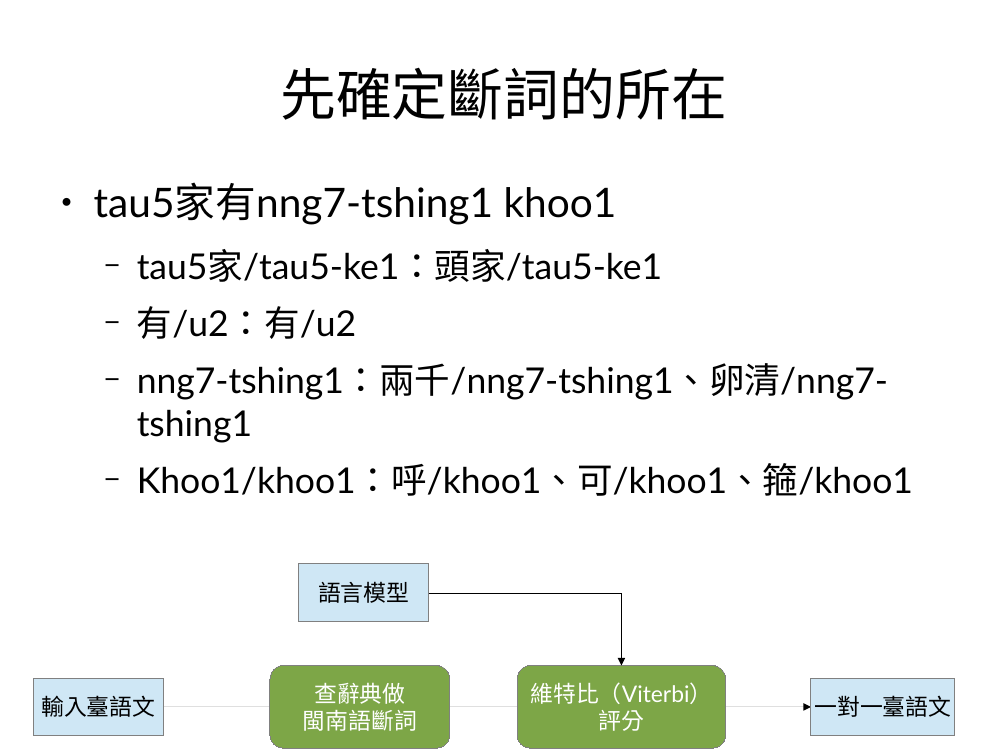
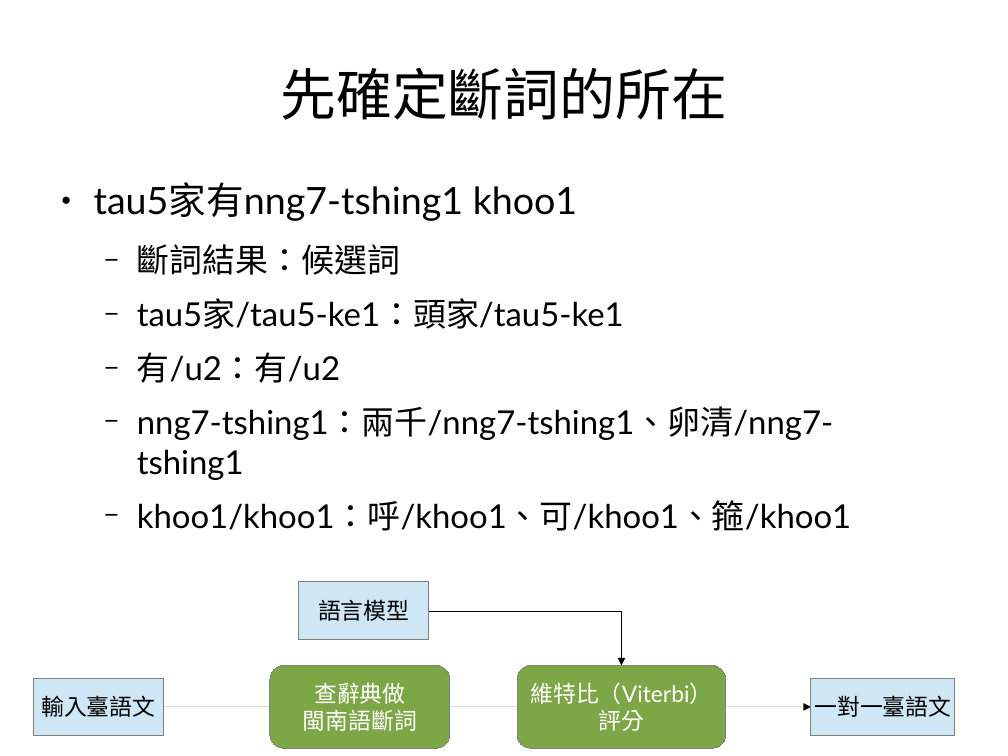
Before and after one commit to sih4sing5hong5/po3-ko3_tau5-iann2-phinn3, a slide deck: slide 23 of 翻譯報告.odp. Drawn at 1008x756 pixels with LibreOffice and Linux fonts; fonts in the diff are those of the drawing. Boxes give left, top, right and bottom in pixels: in the first picture for what was removed or moved away, otherwise in the second. Text is boxed around its words. In the diff, an @@ line names an element or a change of style, - is before the commit and + after.

```diff
--- a/翻譯報告.odp
+++ b/翻譯報告.odp
@@ text at (94,182,834,480): size 32 to 29.6 pt in "tau5家有nng7-tshing1 khoo1"; size 28 to 25.9 pt in "tau5家/tau5-ke1：頭家/tau5-ke1", "有/u2：有/u2", "nng7-tshing1：兩千/nng7-tshing1、卵清/nng7-tshing1" @@
@@ text at (137,244,400,275): paragraph added @@
+  − 斷詞結果：候選詞
@@ text at (137,500,851,531): text changed; size 28 to 25.9 pt @@
-  − Khoo1/khoo1：呼/khoo1、可/khoo1、箍/khoo1
+  − khoo1/khoo1：呼/khoo1、可/khoo1、箍/khoo1
@@ rectangle "語言模型": place and size @@
-rectangle "語言模型" at (299,564,429,622)
+rectangle "語言模型" at (299,582,429,639)
@@ elbow arrow moved from (429, 593) - (622, 666) to (429, 611) - (622, 666) @@
```
Also in this commit, not shown: 15 other slides changed.
